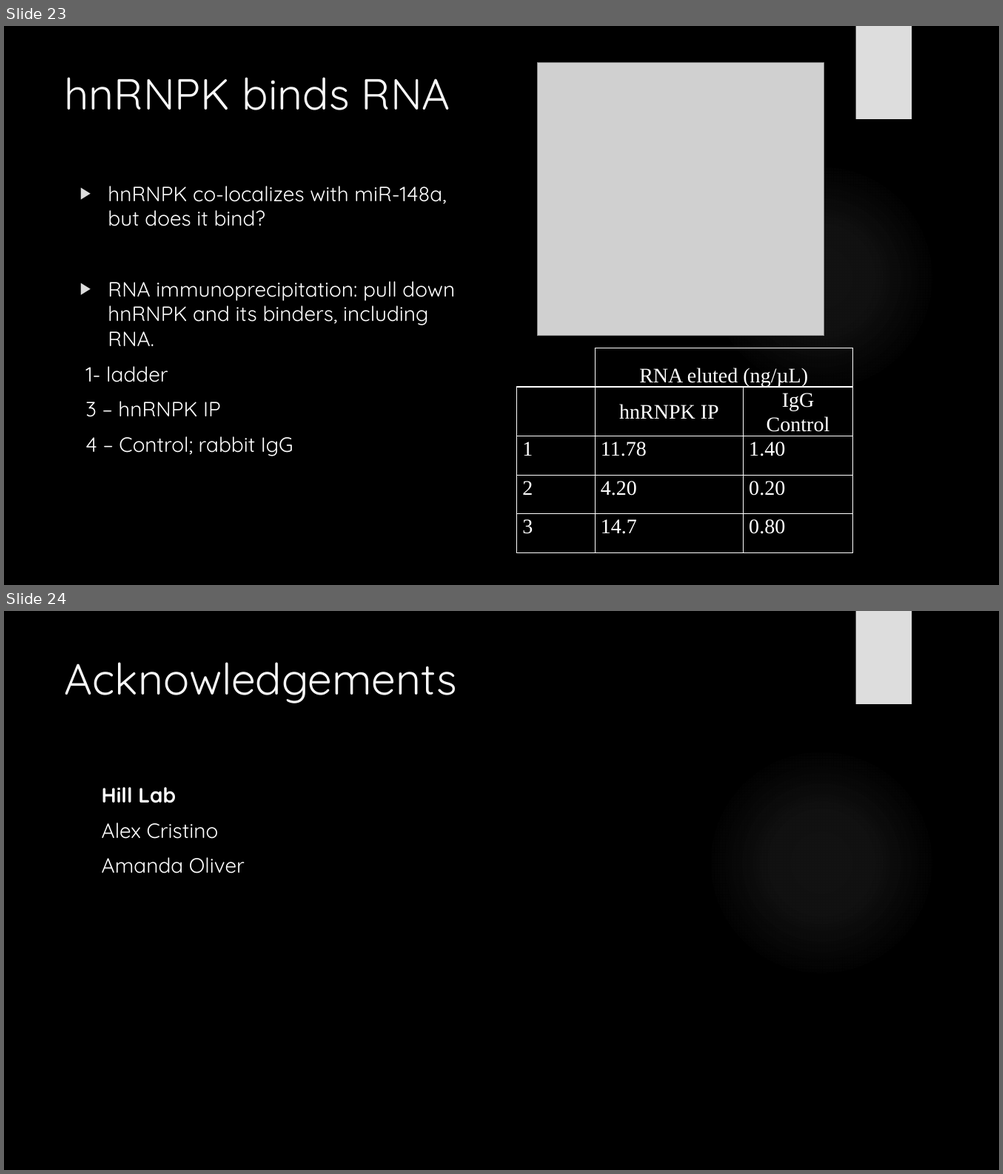
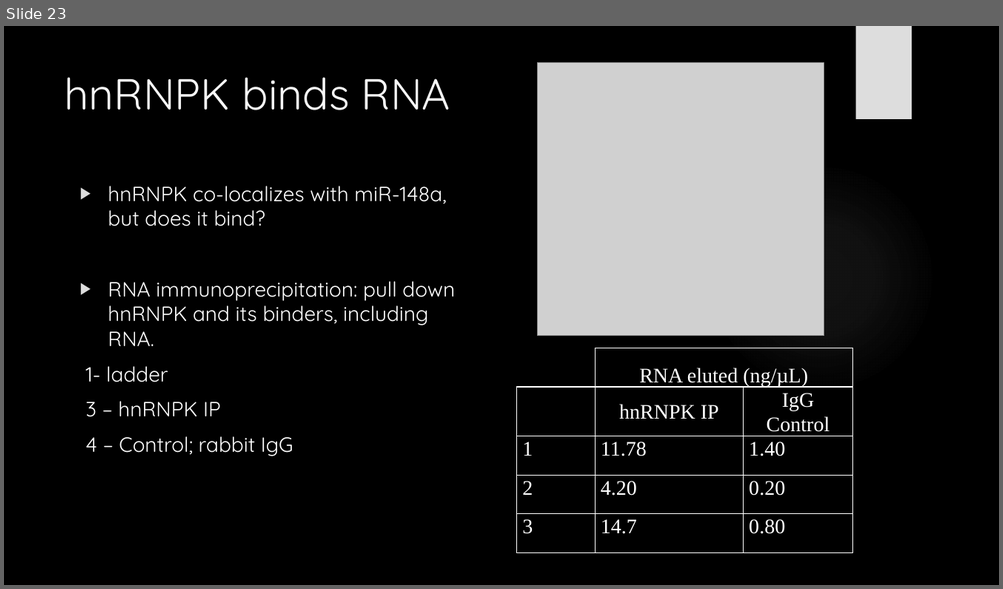
Before and after one commit to HarleyRobinson/Honours2, a slide deck: BackgroundInfo/CollCompBiol.pptx. Shown one above the other, each under a label of ours: slides 23 and 24 before the commit, slide 23 after it. The pictures are 1003x1174 and 1003x589 pixels, drawn with LibreOffice and Linux fonts; fonts in the diff are those of the drawing; grey boxes stand for pictures; background and template pictures are left out. Boxes give left, top, right and bottom in pixels: in the first picture for what was removed or moved away, otherwise in the second. Text is boxed around its words. In the diff, an @@ line names an element or a change of style, - is before the commit and + after.

```diff
--- a/BackgroundInfo/CollCompBiol.pptx
+++ b/BackgroundInfo/CollCompBiol.pptx
@@ slide 24 removed at [4,611,999,1170], background #000000; not listed: 2 template elements that a slide beside it also shows @@
@@ title removed at [64,662,457,703] @@
-Acknowledgements
@@ text removed at [102,787,244,874] @@
-Hill Lab
-Alex Cristino
-Amanda Oliver
```
Also in this commit, not shown: 7 slides changed, 1 slide added, 2 other files.
